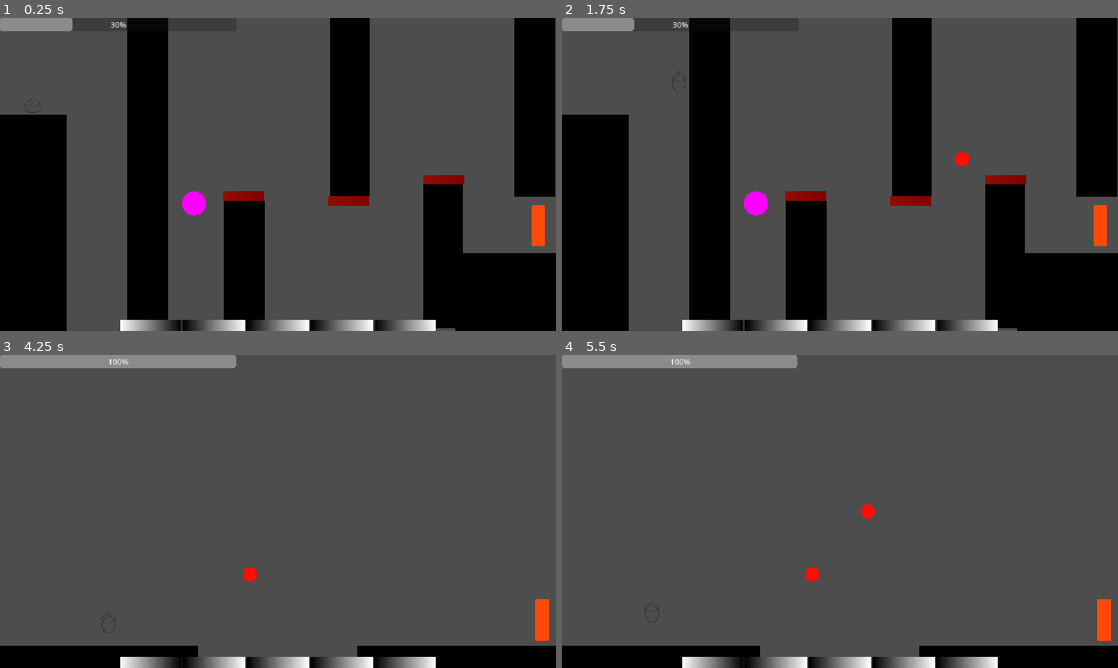
Above: before the commit, frames 1-4 (two rows, left to right).
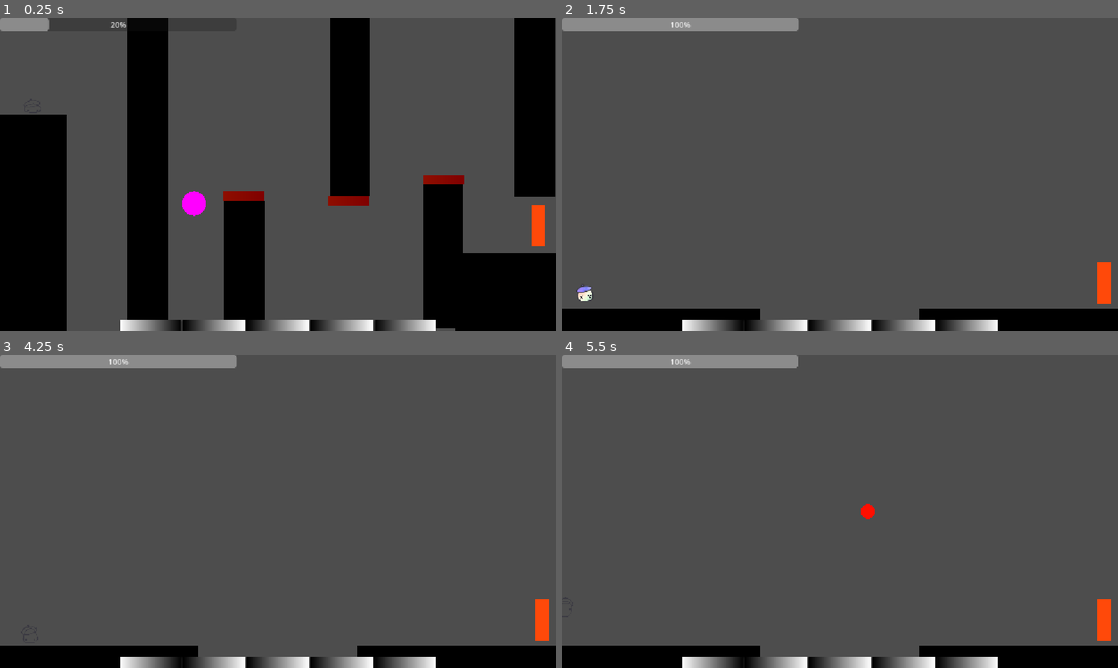
Above: after the commit, the same moments.

Repository: Cayuga007/summer-summit-2026
Game: Godot game, scene res://Levels/Level_13.tscn
The game is run twice, just before and just after one commit, with the same random seed, the same clock (stepped at 60 frames per second) and the same inputs. This scene is started directly instead of the project's main scene. The engine's default icon, where the game draws it, is replaced by a stand-in: a white triangle on a blue panel in a dark square.
Inputs (mouse positions are in pixels of both pictures, inside the frame that each line leads up to):
- Up to frame 1 (0.25 s): no input
- Up to frame 2 (1.75 s): move the mouse to (962, 158) at 0.52 s; hold D (right) from 0.53 s (still down); tap Space (jump) at 0.6, 0.77, 1.07, 1.35, 1.52 s; click (962, 158) at 0.67 s; tap Enter at 1.25 s; move the mouse to (728, 190) at 1.27 s
- Up to frame 3 (4.25 s): tap Space (jump) at 1.82, 2.1, 2.75, 2.85, 3.02, 3.32, 3.6, 3.77, 4.07 s; move the mouse to (333, 442) at 2.02 s; release D (right) at 2.03 s; hold A (left) 2.03-2.78 s; move the mouse to (250, 574) at 2.77 s; hold D (right) from 2.78 s (still down); click (250, 574) at 2.92 s; tap Enter at 3.5 s; move the mouse to (444, 558) at 3.52 s
- Up to frame 4 (5.5 s): move the mouse to (673, 464) at 4.27 s; release D (right) at 4.28 s; hold A (left) 4.28-5.03 s; tap Space (jump) at 4.35, 4.52, 4.82, 5, 5.1 s; move the mouse to (867, 511) at 5.02 s; hold D (right) from 5.03 s (still down); click (867, 511) at 5.17 s

The runs differ from the first frame. In frame 1, 0.2% of the frame differs, in the area x 8-21%, y 0-5%; in frame 2, 35%, in the area x 0-100%, y 0-100%; in frame 3, 0.1%; in frame 4, 0.1%.

Commit message:
tweaking: player and levels

Diff:
--- a/Levels/Level_11.tscn
+++ b/Levels/Level_11.tscn
@@ -12,7 +12,7 @@
 
 [node name="Level_11" type="Node2D" unique_id=57220166]
 script = ExtResource("1_nkd4e")
-starting_paint_amount = 30.0
+starting_paint_amount = 40.0
 
 [node name="LevelCompleted" parent="." unique_id=1998881133 instance=ExtResource("2_6nnr2")]
 visible = false
--- a/Levels/Level_12.tscn
+++ b/Levels/Level_12.tscn
@@ -12,7 +12,7 @@
 
 [node name="Level_12" type="Node2D" unique_id=57220166]
 script = ExtResource("1_wlbil")
-starting_paint_amount = 30.0
+starting_paint_amount = 50.0
 
 [node name="LevelCompleted" parent="." unique_id=1998881133 instance=ExtResource("2_hp75f")]
 visible = false
--- a/Levels/Level_13.tscn
+++ b/Levels/Level_13.tscn
@@ -6,14 +6,14 @@
 [ext_resource type="PackedScene" uid="uid://cm2yksx2t35f0" path="res://platforms/level_platform.tscn" id="4_tsrm8"]
 [ext_resource type="PackedScene" uid="uid://cm1hyrx840p0x" path="res://victory_door.tscn" id="5_u4n5n"]
 [ext_resource type="PackedScene" uid="uid://6h63sy370xkx" path="res://HazardBlock.tscn" id="6_74g1q"]
-[ext_resource type="PackedScene" uid="uid://3x3t13qaswo7" path="res://platforms/GravityPlatform.tscn" id="7_cggpm"]
 [ext_resource type="PackedScene" uid="uid://cvgs3iuavddpo" path="res://bucket.tscn" id="7_xivkf"]
+[ext_resource type="PackedScene" uid="uid://otae08kccpyf" path="res://platforms/PortalPlatform.tscn" id="8_cggpm"]
 
 [sub_resource type="WorldBoundaryShape2D" id="WorldBoundaryShape2D_8a5oj"]
 
 [node name="Level_13" type="Node2D" unique_id=57220166]
 script = ExtResource("1_73ky0")
-starting_paint_amount = 30.0
+starting_paint_amount = 20.0
 
 [node name="LevelCompleted" parent="." unique_id=1998881133 instance=ExtResource("2_cggpm")]
 visible = false
@@ -80,10 +80,10 @@
 position = Vector2(692, 20.000008)
 scale = Vector2(5.329069, 1.16)
 
-[node name="GravityPlatform" parent="." unique_id=1470517042 instance=ExtResource("7_cggpm")]
-position = Vector2(-342, 537)
-
 [node name="Buckets" type="Node2D" parent="." unique_id=1179645244]
 
 [node name="Bucket" parent="Buckets" unique_id=2015066064 instance=ExtResource("7_xivkf")]
 position = Vector2(-348, 120)
+
+[node name="PortalPlatform" parent="." unique_id=643953657 instance=ExtResource("8_cggpm")]
+position = Vector2(-340, 539)
--- a/Levels/Level_14.tscn
+++ b/Levels/Level_14.tscn
@@ -6,13 +6,13 @@
 [ext_resource type="PackedScene" uid="uid://cm2yksx2t35f0" path="res://platforms/level_platform.tscn" id="4_cew5e"]
 [ext_resource type="PackedScene" uid="uid://cm1hyrx840p0x" path="res://victory_door.tscn" id="5_w7fsl"]
 [ext_resource type="PackedScene" uid="uid://6h63sy370xkx" path="res://HazardBlock.tscn" id="6_fwsov"]
-[ext_resource type="PackedScene" uid="uid://3x3t13qaswo7" path="res://platforms/GravityPlatform.tscn" id="7_b3bti"]
+[ext_resource type="PackedScene" uid="uid://otae08kccpyf" path="res://platforms/PortalPlatform.tscn" id="7_npj2g"]
 
 [sub_resource type="WorldBoundaryShape2D" id="WorldBoundaryShape2D_8a5oj"]
 
 [node name="Level_14" type="Node2D" unique_id=57220166]
 script = ExtResource("1_bihxa")
-starting_paint_amount = 30.0
+starting_paint_amount = 50.0
 
 [node name="LevelCompleted" parent="." unique_id=1998881133 instance=ExtResource("2_ruyes")]
 visible = false
@@ -89,5 +89,5 @@
 position = Vector2(1026, -434.00003)
 scale = Vector2(8.769069, 1.16)
 
-[node name="GravityPlatform" parent="." unique_id=1470517042 instance=ExtResource("7_b3bti")]
-position = Vector2(990, -531)
+[node name="PortalPlatform" parent="." unique_id=553759456 instance=ExtResource("7_npj2g")]
+position = Vector2(1002, -547)
--- a/Levels/Level_15.tscn
+++ b/Levels/Level_15.tscn
@@ -7,13 +7,13 @@
 [ext_resource type="PackedScene" uid="uid://cm1hyrx840p0x" path="res://victory_door.tscn" id="5_784vf"]
 [ext_resource type="PackedScene" uid="uid://6h63sy370xkx" path="res://HazardBlock.tscn" id="6_2chxn"]
 [ext_resource type="PackedScene" uid="uid://cvgs3iuavddpo" path="res://bucket.tscn" id="7_jd3rk"]
-[ext_resource type="PackedScene" uid="uid://3x3t13qaswo7" path="res://platforms/GravityPlatform.tscn" id="7_qxb4f"]
+[ext_resource type="PackedScene" uid="uid://otae08kccpyf" path="res://platforms/PortalPlatform.tscn" id="8_l78s2"]
 
 [sub_resource type="WorldBoundaryShape2D" id="WorldBoundaryShape2D_8a5oj"]
 
 [node name="Level_14" type="Node2D" unique_id=57220166]
 script = ExtResource("1_jd3rk")
-starting_paint_amount = 30.0
+starting_paint_amount = 5.0
 
 [node name="LevelCompleted" parent="." unique_id=1998881133 instance=ExtResource("2_l78s2")]
 visible = false
@@ -94,5 +94,5 @@
 [node name="Bucket2" parent="Buckets" unique_id=825009688 instance=ExtResource("7_jd3rk")]
 position = Vector2(-1075, -380)
 
-[node name="GravityPlatform" parent="." unique_id=1725187345 instance=ExtResource("7_qxb4f")]
-position = Vector2(428, -9)
+[node name="PortalPlatform" parent="." unique_id=1469516988 instance=ExtResource("8_l78s2")]
+position = Vector2(428, -37)
--- a/Levels/Level_4.tscn
+++ b/Levels/Level_4.tscn
@@ -10,7 +10,7 @@
 
 [node name="Level_4" type="Node2D" unique_id=57220166]
 script = ExtResource("1_a03ay")
-starting_paint_amount = 30.0
+starting_paint_amount = 50.0
 
 [node name="LevelCompleted" parent="." unique_id=1998881133 instance=ExtResource("2_8525h")]
 visible = false
--- a/Levels/Level_5.tscn
+++ b/Levels/Level_5.tscn
@@ -10,7 +10,7 @@
 
 [node name="Level_5" type="Node2D" unique_id=57220166]
 script = ExtResource("1_nje42")
-starting_paint_amount = 30.0
+starting_paint_amount = 50.0
 
 [node name="LevelCompleted" parent="." unique_id=1998881133 instance=ExtResource("2_gec28")]
 visible = false
--- a/Levels/Level_6.tscn
+++ b/Levels/Level_6.tscn
@@ -12,7 +12,7 @@
 
 [node name="Level_6" type="Node2D" unique_id=57220166]
 script = ExtResource("1_e8h74")
-starting_paint_amount = 30.0
+starting_paint_amount = 70.0
 
 [node name="LevelCompleted" parent="." unique_id=1998881133 instance=ExtResource("2_ex0ux")]
 visible = false
--- a/Levels/Level_7.tscn
+++ b/Levels/Level_7.tscn
@@ -10,7 +10,7 @@
 
 [node name="Level_7" type="Node2D" unique_id=57220166]
 script = ExtResource("1_3psty")
-starting_paint_amount = 30.0
+starting_paint_amount = 20.0
 
 [node name="LevelCompleted" parent="." unique_id=1998881133 instance=ExtResource("2_ogc5w")]
 visible = false
--- a/Levels/Level_8.tscn
+++ b/Levels/Level_8.tscn
@@ -10,7 +10,7 @@
 
 [node name="Level_8" type="Node2D" unique_id=57220166]
 script = ExtResource("1_eg1yc")
-starting_paint_amount = 30.0
+starting_paint_amount = 60.0
 
 [node name="LevelCompleted" parent="." unique_id=1998881133 instance=ExtResource("2_1n1xc")]
 visible = false
--- a/Levels/Level_9.tscn
+++ b/Levels/Level_9.tscn
@@ -12,7 +12,7 @@
 
 [node name="Level_9" type="Node2D" unique_id=57220166]
 script = ExtResource("1_h1ytg")
-starting_paint_amount = 30.0
+starting_paint_amount = 40.0
 
 [node name="LevelCompleted" parent="." unique_id=1998881133 instance=ExtResource("2_lgifw")]
 visible = false
--- a/Scripts/PlayerVariables.gd
+++ b/Scripts/PlayerVariables.gd
@@ -56,22 +56,23 @@
 var meter_spill_amount: float = 0.25
 
 # Core movement — change these anytime; the player reads them live.
-var speed := 300.0
-var jump_velocity := -600.0
+var speed := 500.0
+var jump_velocity := -800.0
+var gravity_multiplier := 3.0
 
 # Normal ground: snappy start and stop.
-var acceleration := 4000.0
-var friction := 4000.0
+var acceleration := 5000.0
+var friction := 5000.0
 
 # ICE PLATFORM
 # Ice: slow to change speed, keeps sliding, can build a bit extra momentum.
-var ice_speed := 700.0
-var ice_acceleration := 800.0
-var ice_friction := 200.0
+var ice_speed := 1200.0
+var ice_acceleration := 2000.0
+var ice_friction := 50.0
 
 # Air: keep ice momentum, still allow some steering.
 var air_acceleration := 300
-var air_friction := 60.0
+var air_friction := 100.0
 
 # JUMP PLATFORM
 # More negative = higher bounce. Same value every launch, so height stays constant.
--- a/player.gd
+++ b/player.gd
@@ -73,7 +73,7 @@
 		velocity = Vector2.ZERO
 
 	if not is_on_floor():
-		var gravity := get_gravity()
+		var gravity := get_gravity() * PlayerVariables.gravity_multiplier
 		if gravity_flipped:
 			gravity = -gravity
 		velocity += gravity * delta
